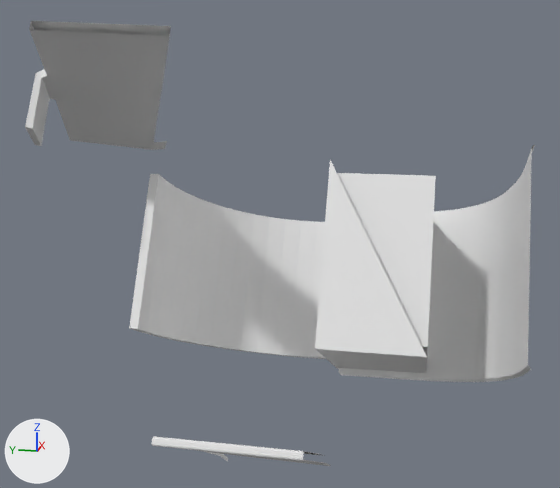
What one commit did to the OBJ model DarkChaos-Dev/gameitems/Primitive.LM_L_LM4_Parts.obj.
Rendered twice from a camera (50 mm lens) standing at (-371.0, 0.0, 46.0) and looking at (-91.0, 56.0, -24.0). The axes (+X, +Y, +Z) are drawn at lower left. The lights are the same throughout. Where no turn or scale is listed for an object, it has been applied to the vertices. Vertices at the same position are counted once.

Objects in the first picture: 'LM_L_LM4_Parts'.
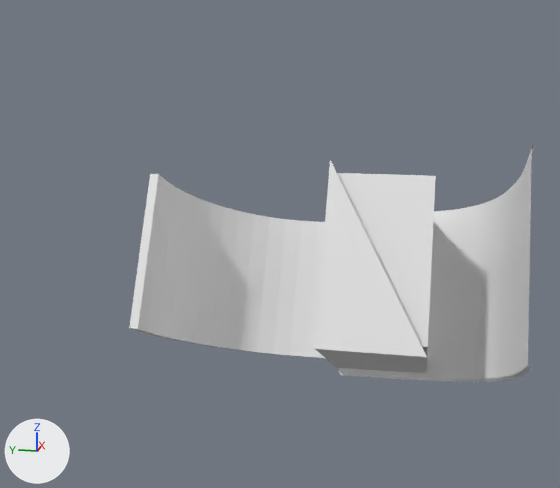
Edits to the scene script, one JSON object a line:
```json
{"block": "me_lm_l_lm4_parts", "where": "me_lm_l_lm4_parts.from_pydata(...)  # 349 vertices, 559 faces; spans x -155.0..-34.0, y -31.0..148.0, z -132.0..56.0"}
{"block": "me_lm_l_lm4_parts", "where": "# used by ob_lm_l_lm4_parts; location = (0.0, 0.0, 0.0)"}
{"block": "me_lm_l_lm4_parts", "change": "me_lm_l_lm4_parts part 1: the loose piece of 104 vertices spanning x -153.0..-66.0, y 77.0..148.0, z 8.0..56.0 is deleted"}
{"block": "me_lm_l_lm4_parts", "change": "me_lm_l_lm4_parts part 2: the loose piece of 75 vertices spanning x -155.0..-63.0, y 36.0..86.0, z -132.0..-74.0 is deleted"}
```

What differs and where, as boxes [x1, y1, x2, y2] in the pictures (560 x 488 px):
```json
{"object": "LM_L_LM4_Parts", "change": "reshaped", "before": [25, 21, 535, 466], "after": [129, 145, 535, 382], "on screen": "20% narrower, 47% shorter"}
{"part": 1, "of": "me_lm_l_lm4_parts", "change": "deleted", "before": [25, 21, 171, 150]}
{"part": 2, "of": "me_lm_l_lm4_parts", "change": "deleted", "before": [152, 436, 331, 466]}
```
